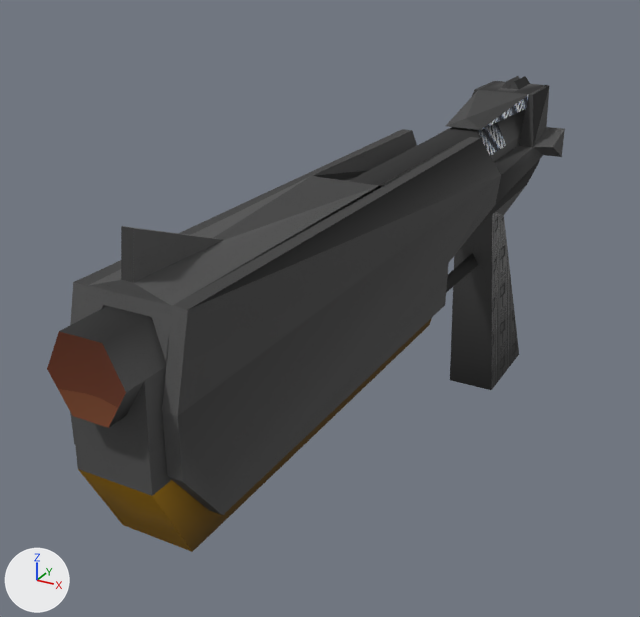
What one commit did to the glTF model native/assets/weapons/pd/04-magsec-4-fp.glb.
The view is the same before and after, from a 50 mm camera at (175.0, -302.0, 133.0) aimed at (-37.0, 84.0, -61.0). Lighting does not change. The marker at lower left points along +X, +Y and +Z. The picture after the commit comes second. Vertices at exactly the same position are counted once.

The first picture shows 'gun'.
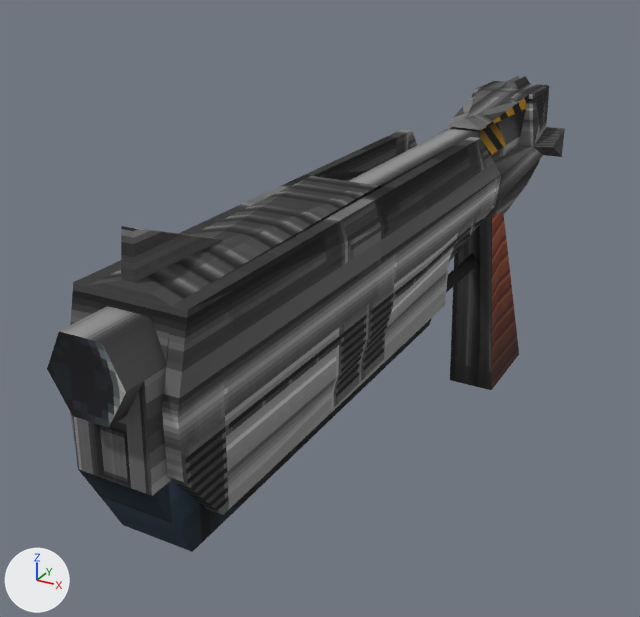
The edits, one by one:
Picture 'Image_5' (img_image_5) is new.
Picture 'Image_8' (img_image_8) is new.
Picture 'Image_9' (img_image_9) is new.
Picture 'Image_6' (img_image_6) is new.
Picture 'Image_7' (img_image_7) is new.
Material 'tex0394_32x64_CullBoth' (mat_tex0394_32x64_cullboth) is new.
Uses the picture img_image_5.
Material 'tex0397_32x32_CullBoth' (mat_tex0397_32x32_cullboth) is new.
Uses the picture img_image_8.
Material 'tex0878_32x32_CullBoth' (mat_tex0878_32x32_cullboth) is new.
Uses the picture img_image_9.
Material 'tex0395_32x32_CullBoth' (mat_tex0395_32x32_cullboth) is new.
Uses the picture img_image_6.
Material 'tex0396_32x64_CullBoth' (mat_tex0396_32x64_cullboth) is new.
Uses the picture img_image_7.
me_leegun1_bin has 169 vertices, 265 faces and spans x -69.0..38.0, y -129.0..320.0, z -172.0..47.0.
me_leegun1_bin is used by ob_gun; location (0.0, 0.0, 0.0).
me_leegun1_bin part 1: 237 kept faces spanning x -69.0..38.0, y -129.0..320.0, z -172.0..47.0 get new texture (UV) coordinates.
me_leegun1_bin part 2: 26 faces spanning x -17.0..23.0, y -122.0..307.0, z -172.0..31.0 switch from mat_part00_untextured to mat_tex08_32x32.
me_leegun1_bin part 3: 70 faces spanning x -30.0..30.0, y -122.0..307.0, z -35.0..47.0 switch from mat_part00_untextured to mat_tex0394_32x64_cullboth.
me_leegun1_bin part 4: 40 faces spanning x -69.0..16.0, y 62.0..320.0, z -172.0..20.0 switch from mat_part00_untextured to mat_tex0395_32x32_cullboth.
me_leegun1_bin part 5: 54 faces spanning x -30.0..30.0, y -115.0..320.0, z -58.0..31.0 switch from mat_part00_untextured to mat_tex0396_32x64_cullboth.
me_leegun1_bin part 6: 22 faces spanning x -16.0..16.0, y -129.0..316.0, z -9.0..20.0 switch from mat_part00_untextured to mat_tex0878_32x32_cullboth.
me_leegun1_bin part 7: 6 faces spanning x -16.0..16.0, y 220.0..305.0, z -172.0..-35.0 switch from mat_tex08_32x32 to mat_tex09_32x32.
me_leegun1_bin part 8: 6 faces spanning x -16.0..16.0, y -129.0..-125.0, z -9.0..20.0 switch from mat_tex09_32x32 to mat_tex10_32x8.
me_leegun1_bin part 9: 6 faces spanning x -17.0..17.0, y 189.0..261.0, z 6.0..31.0 switch from mat_tex10_32x8 to mat_tex14_32x32.
me_leegun1_bin part 10: 10 faces spanning x -16.0..16.0, y -122.0..143.0, z -70.0..-35.0 switch from mat_tex14_32x32 to mat_tex0397_32x32_cullboth.

Location of each change, (x1, y1, x2, y2) in pixels of the pictures (640 x 617 px):
part 1 of me_leegun1_bin, surface changed
    both: (60, 76, 565, 515)
part 2 of me_leegun1_bin, recoloured
    both: (72, 92, 536, 496)
part 3 of me_leegun1_bin, recoloured
    both: (70, 76, 540, 496)
part 4 of me_leegun1_bin, edited (looks the same)
    both: (446, 127, 492, 390)
part 5 of me_leegun1_bin, recoloured
    both: (70, 82, 548, 515)
part 6 of me_leegun1_bin, recoloured
    both: (60, 109, 526, 427)
part 7 of me_leegun1_bin, recoloured
    both: (492, 212, 518, 379)
part 8 of me_leegun1_bin, recoloured (brown to black)
    both: (47, 331, 126, 428)
part 9 of me_leegun1_bin, recoloured
    both: (478, 95, 529, 155)
part 10 of me_leegun1_bin, recoloured
    both: (78, 318, 432, 552)
